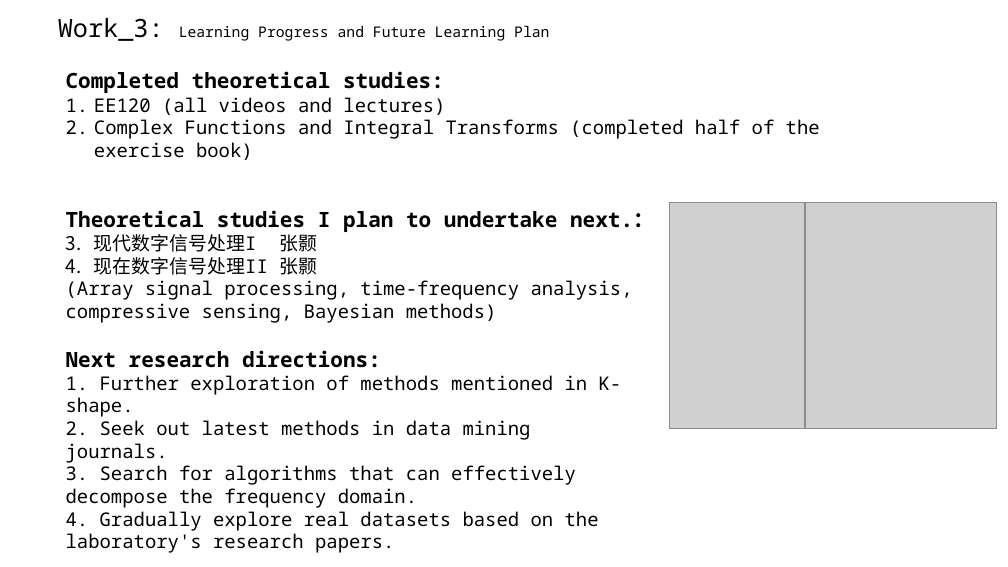
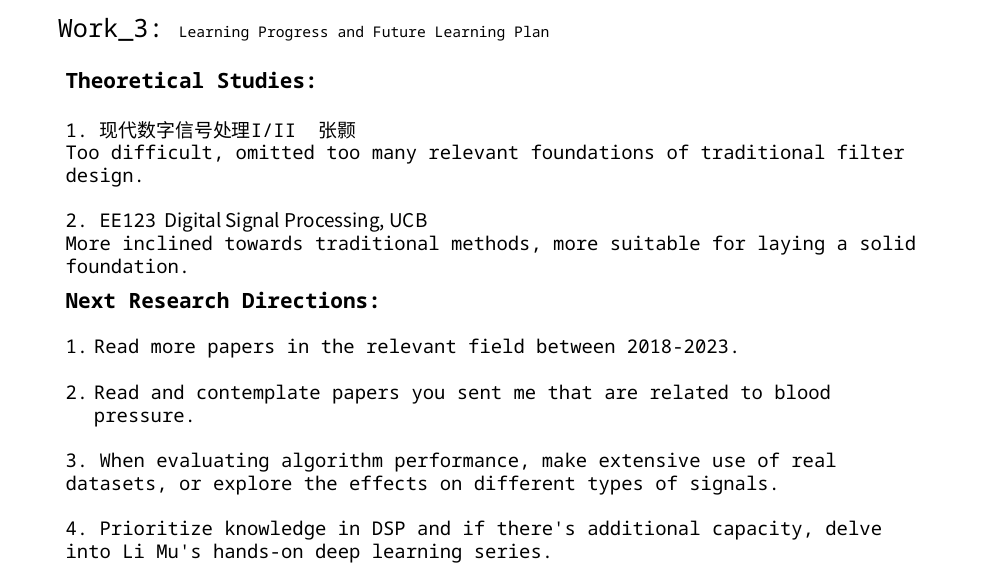
Before and after one commit to A-Big-Tortoise/Presentation, a slide deck: slide 21 of Presentation_1120_JiayuChen.pptx (slide 22 before the commit). Drawn at 1008x567 pixels with LibreOffice and Linux fonts; fonts in the diff are those of the drawing; grey boxes stand for pictures. Boxes give left, top, right and bottom in pixels: in the first picture for what was removed or moved away, otherwise in the second. Text is boxed around its words. In the diff, an @@ line names an element or a change of style, - is before the commit and + after.

```diff
--- a/Presentation_1120_JiayuChen.pptx
+++ b/Presentation_1120_JiayuChen.pptx
@@ text at (66,71,916,273): text changed @@
-Completed theoretical studies:
-1. EE120 (all videos and lectures)
-2. Complex Functions and Integral Transforms (completed half of the exercise book)
-Theoretical studies I plan to undertake next.：
-1. 现代数字信号处理I 张颢
-2. 现在数字信号处理II 张颢
-(Array signal processing, time-frequency analysis,
-compressive sensing, Bayesian methods)
+Theoretical Studies:
+1. 现代数字信号处理I/II 张颢
+Too difficult, omitted too many relevant foundations of traditional filter design.
+2. EE123 Digital Signal Processing, UCB
+More inclined towards traditional methods, more suitable for laying a solid foundation.
@@ picture removed at (670,202,805,429) @@
@@ picture removed at (805,202,997,429) @@
@@ text at (66,291,882,559): text changed @@
-Next research directions:
-1. Further exploration of methods mentioned in K-shape.
-2. Seek out latest methods in data mining journals.
-3. Search for algorithms that can effectively decompose the frequency domain.
-4. Gradually explore real datasets based on the laboratory's research papers.
+Next Research Directions:
+1. Read more papers in the relevant field between 2018-2023.
+2. Read and contemplate papers you sent me that are related to blood pressure.
+3. When evaluating algorithm performance, make extensive use of real datasets, or explore the effects on different types of signals.
+4. Prioritize knowledge in DSP and if there's additional capacity, delve into Li Mu's hands-on deep learning series.
```
Also in this commit, not shown: 5 other slides changed, 3 slides added, 3 slides removed.
